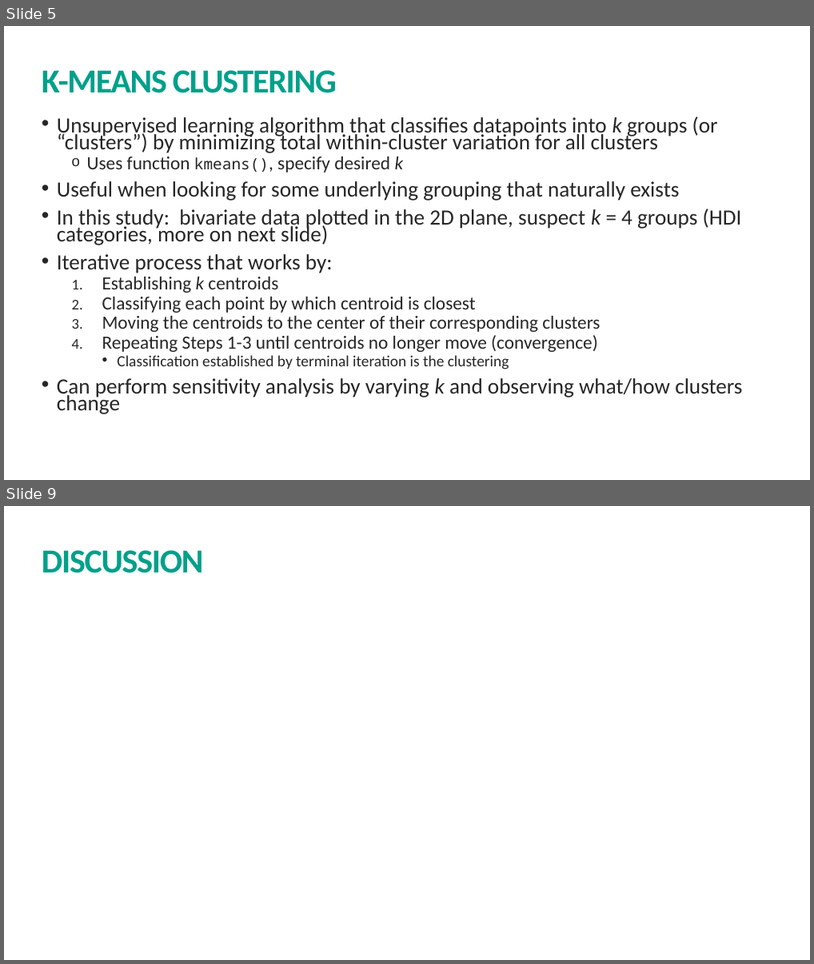
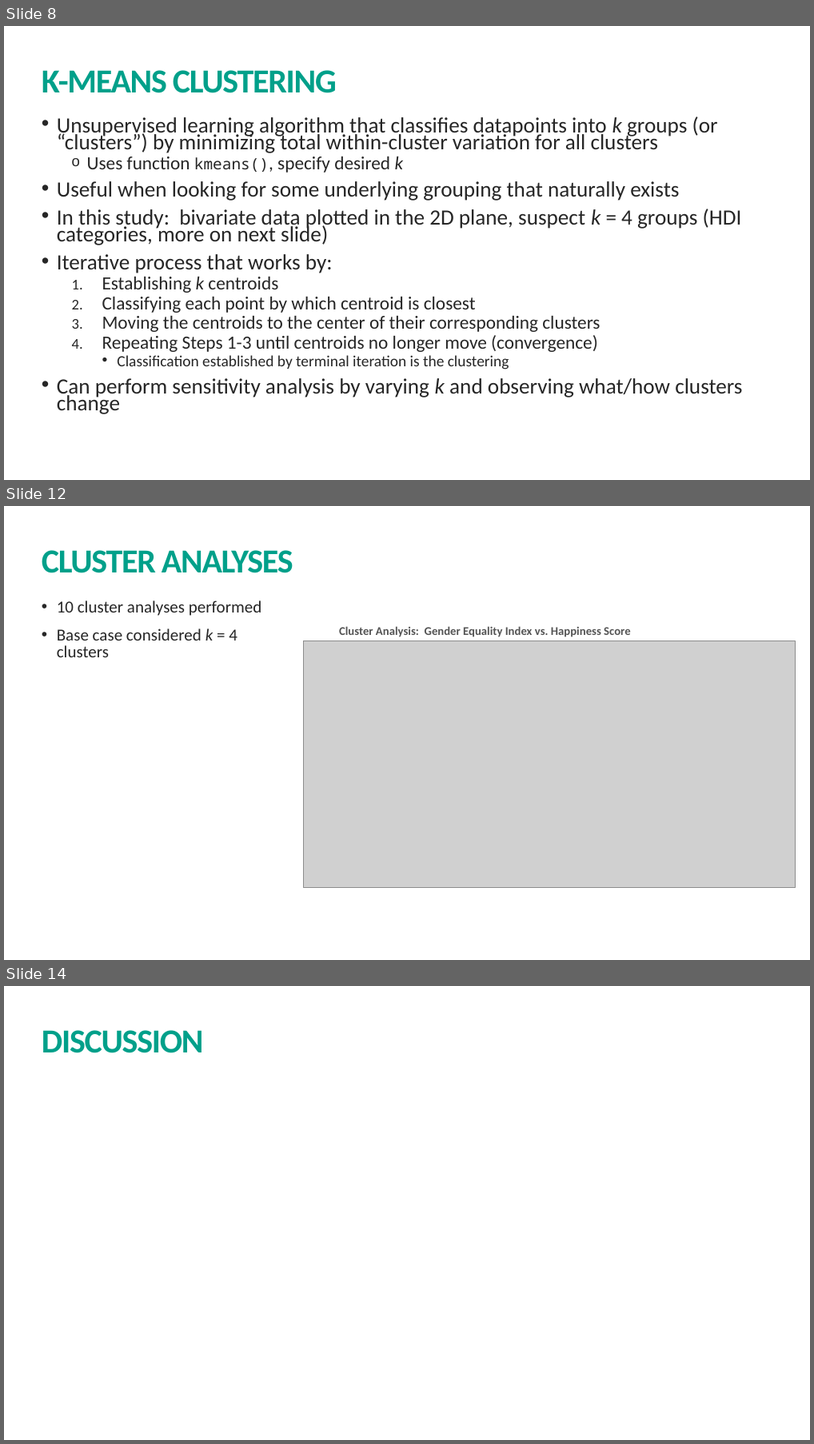
Before and after one commit to kmprioliPROF/MAT_8790_Final_Project, a slide deck: Prioli_Final_Proj.pptx. Shown one above the other, each under a label of ours: slides 5 and 9 before the commit, slides 8, 12 and 14 after it; the slides between them are not shown. The pictures are 814x964 and 814x1444 pixels, drawn with LibreOffice and Linux fonts; fonts in the diff are those of the drawing; grey boxes stand for pictures. Boxes give left, top, right and bottom in pixels: in the first picture for what was removed or moved away, otherwise in the second. Text is boxed around its words. In the diff, an @@ line names an element or a change of style, - is before the commit and + after.

```diff
--- a/Prioli_Final_Proj.pptx
+++ b/Prioli_Final_Proj.pptx
@@ slide 12 added at <box>4,506,810,960</box>, background #FFFFFF @@
@@ title added at <box>42,550,294,573</box>, 40 pt, text #00A08A, bold @@
+CLUSTER ANALYSES
@@ text added at <box>57,600,262,657</box>, 20 pt, text #262626 @@
+• 10 cluster analyses performed
+• Base case considered k = 4 clusters
@@ picture added at <box>304,641,796,887</box> @@
@@ text added at <box>339,626,630,637</box>, 14 pt, text #545454, bold @@
+Cluster Analysis: Gender Equality Index vs. Happiness Score
@@ what was slide 5 is now slide 8 @@
@@ what was slide 9 is now slide 14 @@
```
Also in this commit, not shown: 3 slides changed, 5 other slides added, 1 slide removed, 1 other file.
